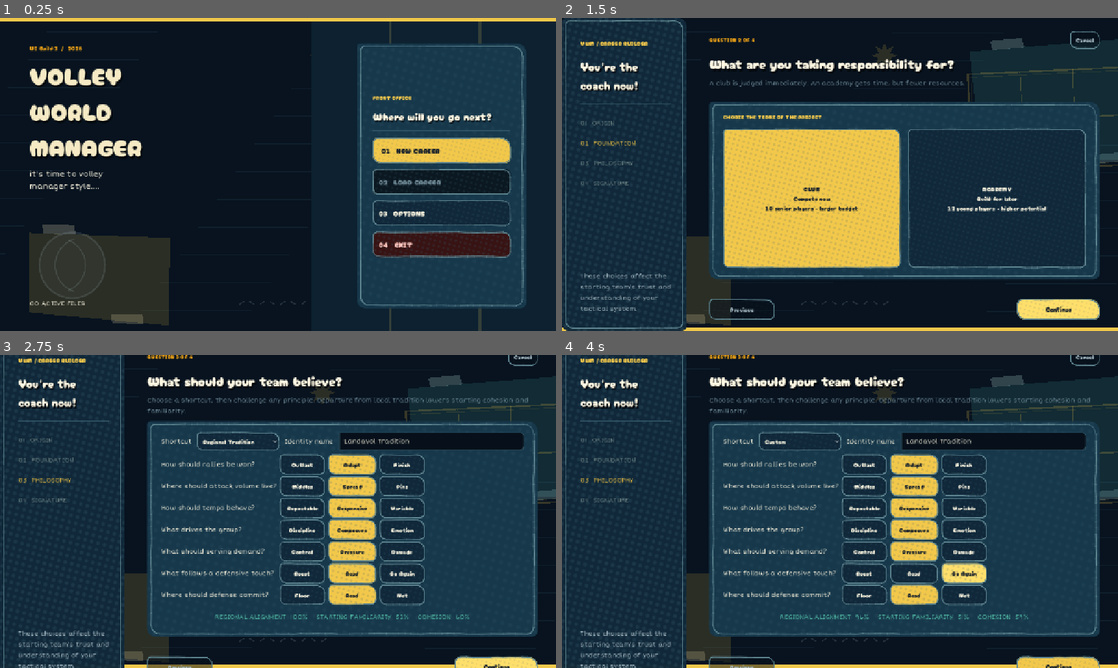
Above: before the commit, frames 1-4 (two rows, left to right).
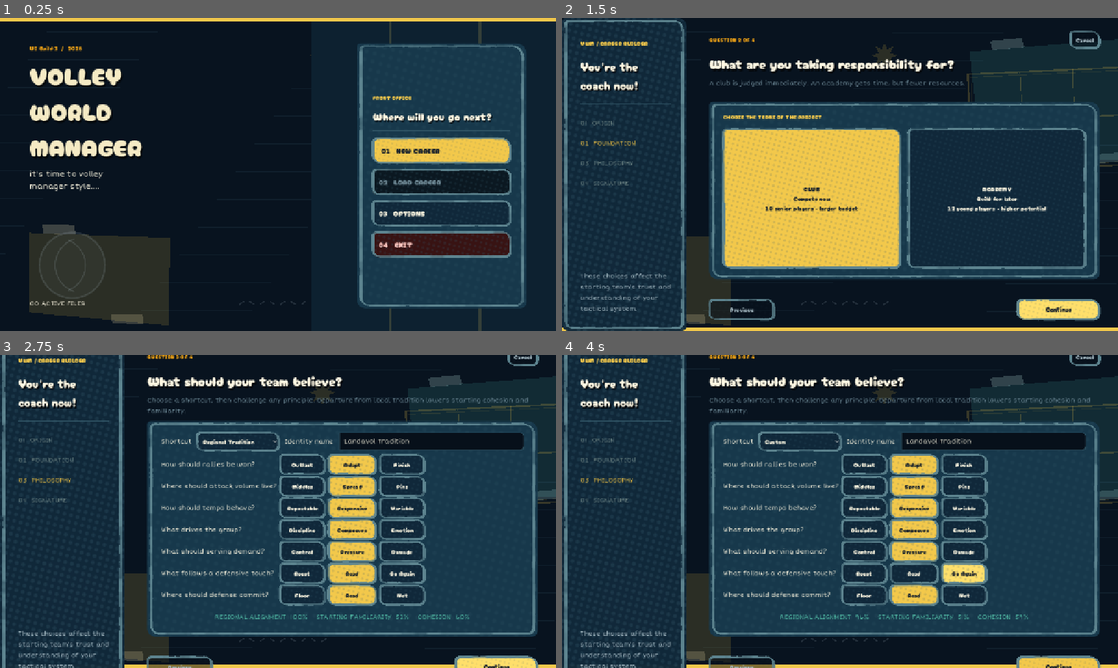
Above: after the commit, the same moments.

Repository: iracarranza/volley-world-manager
Game: Godot game, scene res://scenes/application.tscn
The game is run twice, just before and just after one commit, with the same random seed, the same clock (stepped at 60 frames per second) and the same inputs.
Inputs:
- Up to frame 1 (0.25 s): no input
- Up to frame 2 (1.5 s): click "01 NEW CAREER" at 0.5 s; click "Continue" at 1.25 s
- Up to frame 3 (2.75 s): click "Continue" at 2 s
- Up to frame 4 (4 s): click "Go Again" at 2.75 s; click "Go Again" at 3.5 s

The runs differ from the first frame. In frame 1, 1.8% of the frame differs, in the area x 64-95%, y 8-93%; in frame 2, 3.2%; in frame 3, 4.2%; in frame 4, 4.2%, in the area x 0-97%, y 0-100%.

Commit message:
Draw the edge as a ribbon, and give the pen a nib
The border read as cross-stitch, and the cause measured out exactly where it
looked like it was. Sampling the darkest pixels along a straight run, the
stroke swelled from 2 px to 4 px with its strongest periodicity at lag 14 --
`SEGMENT_LENGTH` -- so a 67% bead every fourteen pixels, dead regular, over a
halftone of roughly five. That is thread, not ink.

Three discontinuities were stacking at every joint, all from drawing the edge
as a chain of independent `draw_line` calls: two overlapping antialiased quads
compositing into a darker blob, a width sampled fresh per segment, and an alpha
sampled fresh per segment. The edge is now one ribbon of quads that *share*
their edge vertices with their neighbours, with width and alpha resolved per
point on the centreline. Nothing overlaps, and both vary continuously instead
of stepping at each seam. Re-measured, the 14 px peak is gone entirely -- the
autocorrelation decays monotonically, which is what smooth variation looks
like.

`draw_polygon` has no antialiasing, so the ribbon is drawn twice: a wider,
fainter pass underneath feathers the edge.

On top of that, a nib. A broad pen is not a round one with jitter -- its width
depends on the direction of travel relative to the angle it is held at, fully
across the edge at its widest and along the edge at almost nothing. That is
what makes calligraphy read as calligraphy, and it is structural rather than
noise: the same stroke drawn twice comes out the same. Held near the
horizontal, a rounded rectangle gets light top and bottom runs, heavy sides,
and corners that sweep between them.

It needed the weight to show. At 1.6 px a width *ratio* has nowhere to live, so
the stroke goes to 5.4 and the corner pooling with it. The wander comes down
from 0.62 to 0.40 for the same reason in reverse -- deviation tuned against a
hairline shouts on a broad stroke -- and the segment length from 14 to 6, since
a ribbon has no per-segment cost to pay for smoothness.

Stacked-edge probe still reports nothing within 16 px at the new weight. Suite
923 checks, 1 pre-existing failure.

Diff:
--- a/scenes/components/ink_outline.gd
+++ b/scenes/components/ink_outline.gd
@@ -27,21 +27,39 @@
 ## Short enough that the line reads as continuously varying and long enough that
 ## a full card is not hundreds of draw calls. At 14 a dashboard card's edge is
 ## about fifty segments.
-const SEGMENT_LENGTH: float = 14.0
+const SEGMENT_LENGTH: float = 6.0
 
 ## How far the line may stray from true, in pixels.
 ##
 ## Small on purpose, and smaller than it first shipped. At 1.15 the wobble was
 ## the loudest thing about the line; a drawn edge is mostly straight, and what
 ## says "hand" is the *variation in the ink*, not the deviation of the path.
-const WANDER_PIXELS: float = 0.62
+const WANDER_PIXELS: float = 0.40
 
 ## Pen width along a run, and what it becomes at a corner.
 ##
 ## Thicker at corners because that is where a hand slows and the ink pools, which
 ## is the detail that sells a drawn line more than the wander does.
-const STROKE_WIDTH: float = 1.6
-const CORNER_WIDTH: float = 2.7
+## The nib, at its widest and at its narrowest.
+##
+## A broad pen is not a round one with jitter. Its width depends on the
+## *direction of travel* relative to the angle the nib is held at: fully across
+## the nib is the full width of the edge, along it is almost nothing. That is
+## the entire reason calligraphy reads as calligraphy, and it is structural
+## rather than noise -- the same stroke drawn twice comes out the same.
+##
+## Thicker than the line it replaces, and it has to be: at 1.6 px a width
+## *ratio* has nowhere to show. `NIB_ANGLE_DEGREES` near the horizontal is what
+## makes a rounded rectangle interesting -- the top and bottom runs travel
+## nearly along the nib and come out light, the sides travel across it and come
+## out heavy, and the corners sweep between the two.
+const STROKE_WIDTH: float = 5.4
+const NIB_ANGLE_DEGREES: float = 22.0
+## What is left when travelling straight along the nib. Not zero: a nib run
+## exactly along its own edge still leaves a hairline, and a border that
+## genuinely vanishes on its top run reads as a bug.
+const NIB_MIN_RATIO: float = 0.38
+const CORNER_WIDTH: float = 6.6
 
 ## How much of the run either side of a corner is affected by the pooling, as a
 ## fraction of the shortest side.
@@ -50,6 +68,14 @@
 ## Inset from the panel's own rect, so the line sits on the edge rather than half
 ## outside it.
 const EDGE_INSET: float = 1.0
+
+## The feathering pass: how far past the true edge it reaches, and how faint.
+##
+## `draw_polygon` does not antialias, so the ribbon needs its own soft edge. One
+## wider pass at low alpha is enough at this stroke weight and costs one extra
+## quad per segment.
+const FEATHER_PIXELS: float = 0.7
+const FEATHER_ALPHA: float = 0.32
 
 ## How much ink the ball can fail to lay down, at worst.
 ##
@@ -109,21 +135,79 @@
 	var light_mode := UIPalette.control_is_light(self)
 	var ink := UIPalette.color(&"stroke_strong", light_mode)
 	var points := _outline_points()
-	if points.size() < 2:
+	## The path closes by repeating its first point. A ribbon walks the ring
+	## cyclically, so that duplicate would draw one zero-length quad at the seam.
+	if points.size() > 1 and points[0].is_equal_approx(points[points.size() - 1]):
+		points.remove_at(points.size() - 1)
+	if points.size() < 3:
 		return
+	var count := points.size()
 	var shortest := minf(size.x, size.y)
-	for index in range(points.size() - 1):
-		var from: Vector2 = points[index]
-		var to: Vector2 = points[index + 1]
-		var midpoint := (from + to) * 0.5
+	## Everything the ribbon needs, resolved once per point on the centreline.
+	##
+	## Per *point*, not per segment, and that is the whole of the rewrite. The
+	## edge was drawn as a chain of independent antialiased `draw_line` calls,
+	## which put three separate discontinuities at every joint: two overlapping
+	## antialiased quads compositing into a darker blob, a width sampled fresh
+	## for each segment, and an alpha sampled fresh as well. Measured on a
+	## straight run, the stroke swelled from 2 to 4 pixels with its strongest
+	## periodicity at exactly `SEGMENT_LENGTH` -- a regular bead every 14 px,
+	## which over a halftone reads as cross-stitch rather than as ink.
+	##
+	## Resolving at the points and letting adjacent quads *share* their edge
+	## vertices removes all three at once: nothing overlaps, and width and alpha
+	## become continuous along the stroke instead of stepping at each seam.
+	var normals := PackedVector2Array()
+	var widths := PackedFloat32Array()
+	var alphas := PackedFloat32Array()
+	normals.resize(count)
+	widths.resize(count)
+	alphas.resize(count)
+	for index in range(count):
+		var previous: Vector2 = points[(index - 1 + count) % count]
+		var following: Vector2 = points[(index + 1) % count]
+		var tangent := following - previous
+		tangent = tangent.normalized() if tangent.length_squared() > 0.000001 \
+			else Vector2.RIGHT
+		normals[index] = tangent.orthogonal()
 		var coverage := _coverage(index)
-		draw_line(
-			from, to,
-			Color(ink, ink.a * coverage),
-			_stroke_width(midpoint, shortest)
-				* lerpf(COVERAGE_WIDTH_FLOOR, 1.0, coverage),
-			true,
-		)
+		widths[index] = _stroke_width(points[index], shortest, tangent) \
+			* lerpf(COVERAGE_WIDTH_FLOOR, 1.0, coverage)
+		alphas[index] = ink.a * coverage
+	## Two passes. `draw_polygon` has no antialiasing of its own, so a bare
+	## ribbon has hard edges; a wider, fainter one underneath feathers them.
+	_draw_ribbon(points, normals, widths, alphas, ink, FEATHER_PIXELS, FEATHER_ALPHA)
+	_draw_ribbon(points, normals, widths, alphas, ink, 0.0, 1.0)
+
+
+## One closed ribbon, as quads that share their edges with their neighbours.
+##
+## `widen` grows the half-width for the feathering pass; `alpha_scale` fades it.
+func _draw_ribbon(
+	points: PackedVector2Array,
+	normals: PackedVector2Array,
+	widths: PackedFloat32Array,
+	alphas: PackedFloat32Array,
+	ink: Color,
+	widen: float,
+	alpha_scale: float,
+) -> void:
+	var count := points.size()
+	for index in range(count):
+		var next_index := (index + 1) % count
+		var here := widths[index] * 0.5 + widen
+		var there := widths[next_index] * 0.5 + widen
+		## Wound consistently so every quad faces the same way: out along one
+		## edge, across, and back along the other.
+		var quad := PackedVector2Array([
+			points[index] + normals[index] * here,
+			points[next_index] + normals[next_index] * there,
+			points[next_index] - normals[next_index] * there,
+			points[index] - normals[index] * here,
+		])
+		var near := Color(ink, alphas[index] * alpha_scale)
+		var far := Color(ink, alphas[next_index] * alpha_scale)
+		draw_polygon(quad, PackedColorArray([near, far, far, near]))
 
 
 ## The path the pen takes, already wandered.
@@ -259,7 +343,16 @@
 
 ## Thicker where the hand slows: at the corners, and never in the middle of a
 ## straight run.
-func _stroke_width(point: Vector2, shortest: float) -> float:
+func _stroke_width(point: Vector2, shortest: float, tangent: Vector2) -> float:
+	## The nib first: how much of its edge this direction of travel presents.
+	##
+	## `sin` of the angle between travel and the nib, so travelling across the
+	## nib is 1 and along it is 0. Absolute, because a nib does not care which
+	## way along its edge you go.
+	var nib := deg_to_rad(NIB_ANGLE_DEGREES)
+	var presented := absf(sin(tangent.angle() - nib))
+	var base := STROKE_WIDTH * lerpf(NIB_MIN_RATIO, 1.0, presented)
+	var corner_base := CORNER_WIDTH * lerpf(NIB_MIN_RATIO, 1.0, presented)
 	var band := maxf(shortest * CORNER_SHARE, 6.0)
 	var to_edge := minf(
 		minf(point.x, size.x - point.x),
@@ -276,7 +369,7 @@
 	)
 	if to_edge > band:
 		corner_proximity = 0.0
-	return lerpf(STROKE_WIDTH, CORNER_WIDTH, corner_proximity)
+	return lerpf(base, corner_base, corner_proximity)
 
 
 ## A stable 0-1 from this outline's seed and a step along its path.
